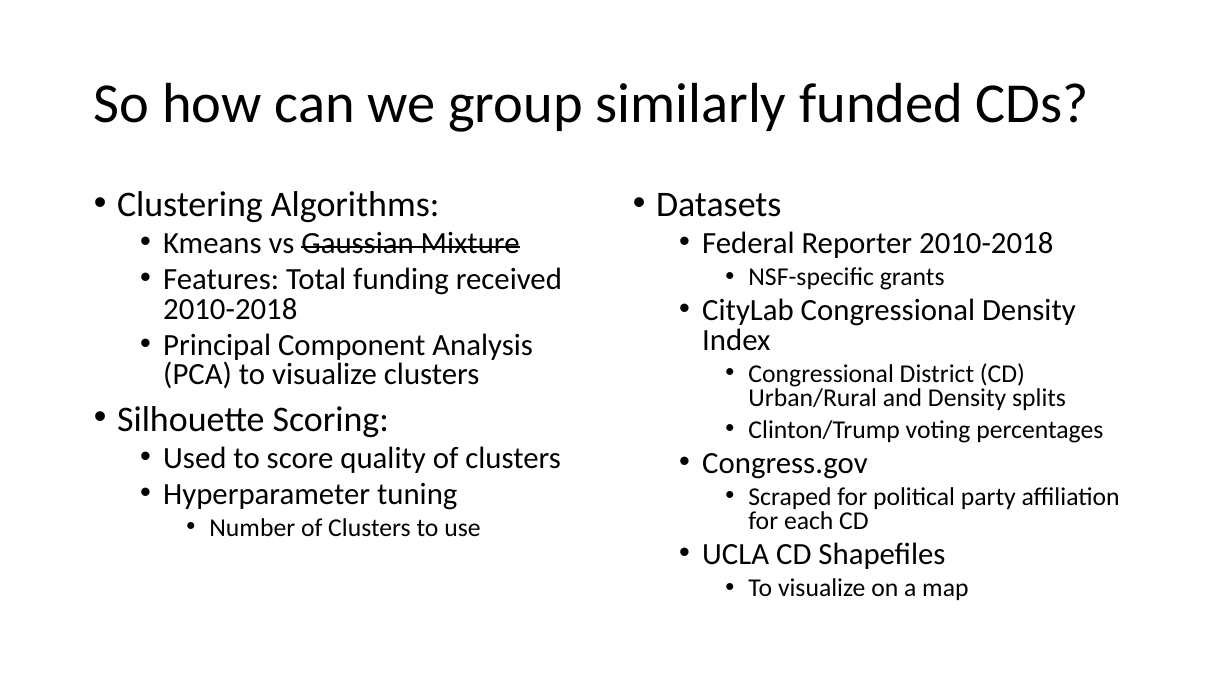
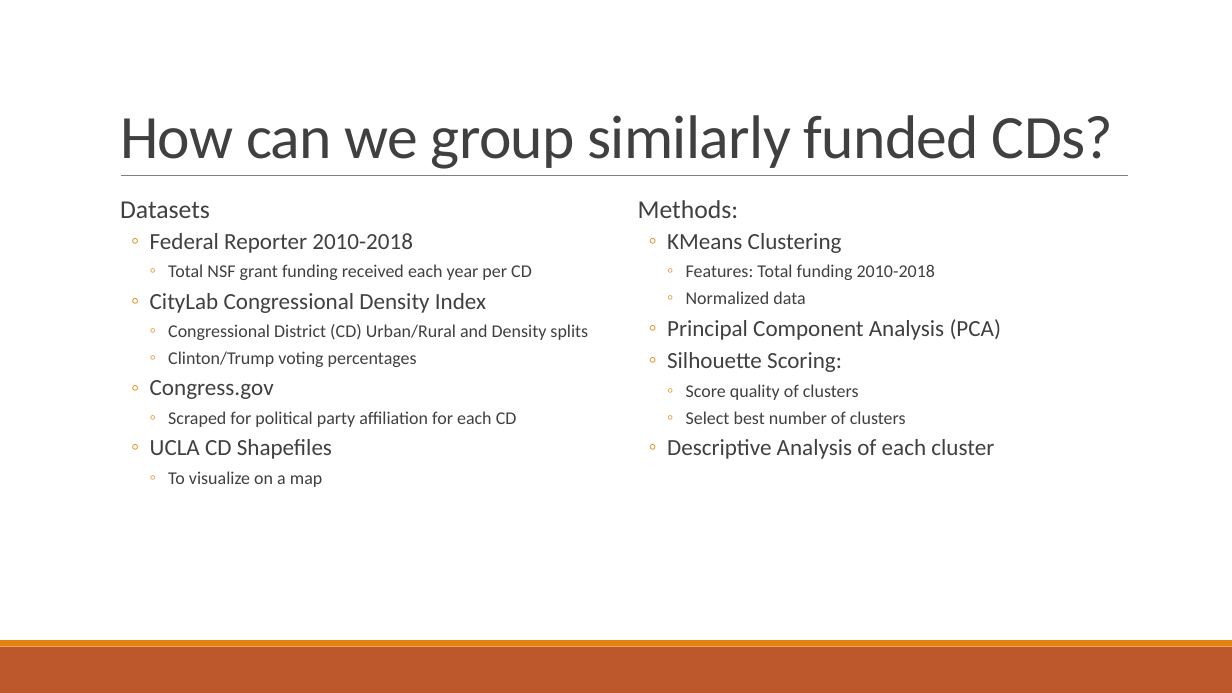
Before and after one commit to lobodemonte/big-data-for-public-policy, a slide deck: slide 3 of final/presentation.pptx. Drawn at 1232x693 pixels with LibreOffice and Linux fonts; fonts in the diff are those of the drawing. Boxes give left, top, right and bottom in pixels: in the first picture for what was removed or moved away, otherwise in the second. Text is boxed around its words. In the diff, an @@ line names an element or a change of style, - is before the commit and + after.

```diff
--- a/final/presentation.pptx
+++ b/final/presentation.pptx
@@ title "How can we group similarly ..." at [120, 115, 1113, 169]: vertical alignment middle to bottom @@
@@ title at [120, 115, 1113, 169]: text changed; size 44 to 48 pt; text colour #000000 to #404040 @@
-So how can we group similarly funded CDs?
+How can we group similarly funded CDs?
@@ line added from (121, 176) to (1128, 176), #808080 0.5 pt @@
@@ text "Datasets": place and size @@
-text "Datasets" at [656, 193, 1120, 600]
+text "Datasets" at [120, 201, 588, 487]
@@ text at [120, 201, 588, 487]: size 28 to 20 pt in "Datasets"; text colour #000000 to #404040 in "Datasets", "Federal Reporter 2010-2018", "CityLab Congressional Density Index", "Congressional District (CD) Urban/Rural and Density splits" and 5 more places; size 24 to 18 pt in "Federal Reporter 2010-2018", "CityLab Congressional Density Index", "Congress.gov", "UCLA CD Shapefiles"; size 20 to 14 pt in "Congressional District (CD) Urban/Rural and Density splits", "Clinton/Trump voting percentages", "Scraped for political party affiliation for each ...", "To visualize on a map"; bullet • to  ; line spacing 0.8 to 0.9; more space between paragraphs; bullet • to ◦ @@
@@ text "Methods:": place and size @@
-text "Methods:" at [117, 191, 562, 537]
+text "Methods:" at [638, 200, 1002, 459]
@@ text at [638, 200, 1002, 340]: text changed; size 24 to 18 pt; text colour #000000 to #404040 @@
-• Clustering Algorithms:
-  • Kmeans vs Gaussian Mixture
-  • Features: Total funding received 2010-2018
-  • Principal Component Analysis (PCA) to visualize clusters
+  Methods:
+  ◦ KMeans Clustering
+    ◦ Features: Total funding 2010-2018
+    ◦ Normalized data
+  ◦ Principal Component Analysis (PCA)
@@ text at [168, 264, 532, 280]: text changed; size 20 to 14 pt; text colour #000000 to #404040 @@
-    • NSF-specific grants
+    ◦ Total NSF grant funding received each year per CD
@@ text at [667, 352, 842, 372]: size 28 to 18 pt, text colour #000000 to #404040 in "Silhouette Scoring:"; bullet • to ◦; list level 1 to 2 in "Silhouette Scoring:"; line spacing 0.8 to 0.9 @@
@@ text at [667, 384, 994, 459]: text changed; size 24 to 14 pt; text colour #000000 to #404040 @@
-  • Used to score quality of clusters
-  • Hyperparameter tuning
-    • Number of Clusters to use
+    ◦ Score quality of clusters
+    ◦ Select best number of clusters
+  ◦ Descriptive Analysis of each cluster
@@ rectangle added at [0, 647, 1232, 693], fill #BD582C @@
@@ rectangle added at [0, 640, 1232, 647], fill #E48312 @@
```
Also in this commit, not shown: 10 other slides changed, 3 slides added, 3 slides removed, 1 other file.
